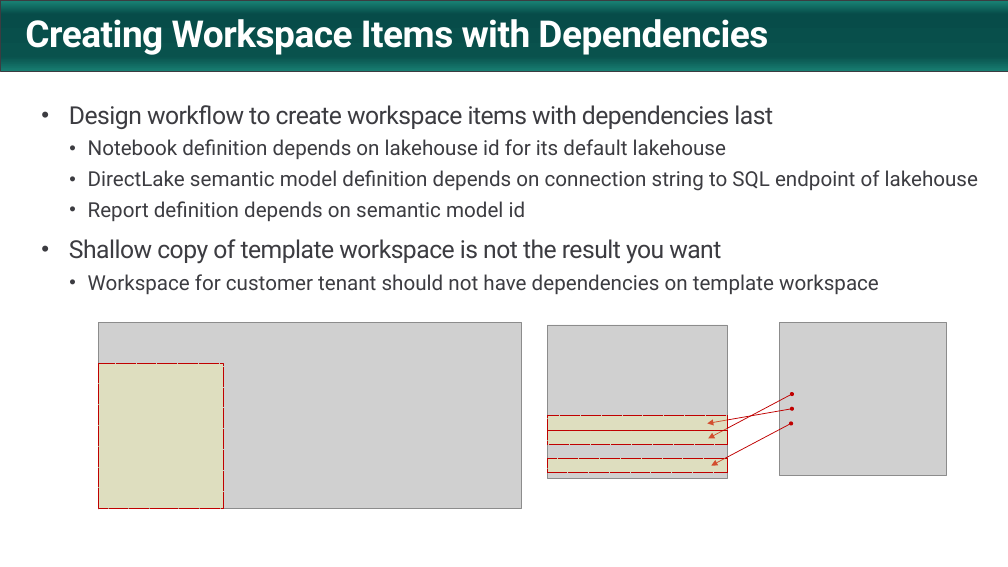
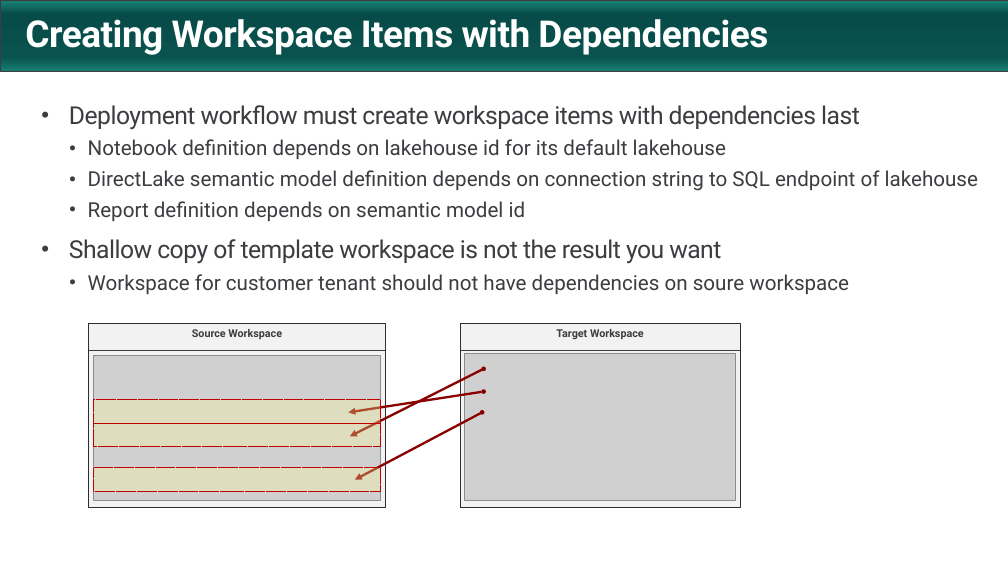
Before and after one commit to FabricDevCamp/FabricSolutionDeployment, a slide deck: slide 13 of docs/Automating Fabric Solution Deployment.pptx (slide 15 before the commit). Drawn at 1008x567 pixels with LibreOffice and Linux fonts; fonts in the diff are those of the drawing; grey boxes stand for pictures; background and template pictures are left out. Boxes give left, top, right and bottom in pixels: in the first picture for what was removed or moved away, otherwise in the second. Text is boxed around its words. In the diff, an @@ line names an element or a change of style, - is before the commit and + after.

Commit message:
Updates

```diff
--- a/docs/Automating Fabric Solution Deployment.pptx
+++ b/docs/Automating Fabric Solution Deployment.pptx
@@ text at <box>69,105,860,130</box>: text changed @@
-• Design workflow to create workspace items with dependencies last
+• Deployment workflow must create workspace items with dependencies last
@@ text at <box>88,274,849,294</box>: text changed @@
-  • Workspace for customer tenant should not have dependencies on template workspace
+  • Workspace for customer tenant should not have dependencies on soure workspace
@@ rectangle added at <box>89,323,386,508</box>, fill #F2F2F2, outline #2D2D31 0.75 pt, 10.5 pt, text #3C3C41, bold @@
+Source Workspace
@@ picture removed at <box>98,322,521,509</box> @@
@@ rectangle added at <box>460,323,740,508</box>, fill #F2F2F2, outline #2D2D31 0.75 pt, 10.5 pt, text #3C3C41, bold @@
+Target Workspace
@@ line added from (89, 351) to (385, 351), #3C3C41 0.75 pt @@
@@ picture: place and size @@
-picture at <box>548,325,727,478</box>
+picture at <box>93,355,380,500</box>
@@ line added from (460, 351) to (740, 351), #3C3C41 0.75 pt @@
@@ picture: place and size @@
-picture at <box>780,322,946,476</box>
+picture at <box>465,354,735,501</box>
@@ rectangle removed at <box>98,364,222,509</box> @@
@@ double arrow moved from (792, 394) - (709, 438) to (484, 369) - (350, 437) @@
@@ double arrow (484, 369) - (350, 437): stroke #C00000 0.75 pt to #8A0000 2.25 pt @@
@@ rectangle: place and size @@
-rectangle at <box>548,415,727,430</box>
+rectangle at <box>93,399,380,423</box>
@@ double arrow moved from (792, 408) - (707, 423) to (484, 391) - (348, 412) @@
@@ double arrow (484, 391) - (348, 412): stroke #C00000 0.75 pt to #8A0000 2.25 pt @@
@@ double arrow moved from (791, 423) - (712, 465) to (483, 412) - (355, 480) @@
@@ double arrow (483, 412) - (355, 480): stroke #C00000 0.75 pt to #8A0000 2.25 pt @@
@@ rectangle: place and size @@
-rectangle at <box>548,430,727,445</box>
+rectangle at <box>93,423,380,447</box>
@@ rectangle: place and size @@
-rectangle at <box>548,458,727,473</box>
+rectangle at <box>93,468,380,491</box>
```
Also in this commit, not shown: 9 other slides changed, 23 slides added, 13 slides removed.
